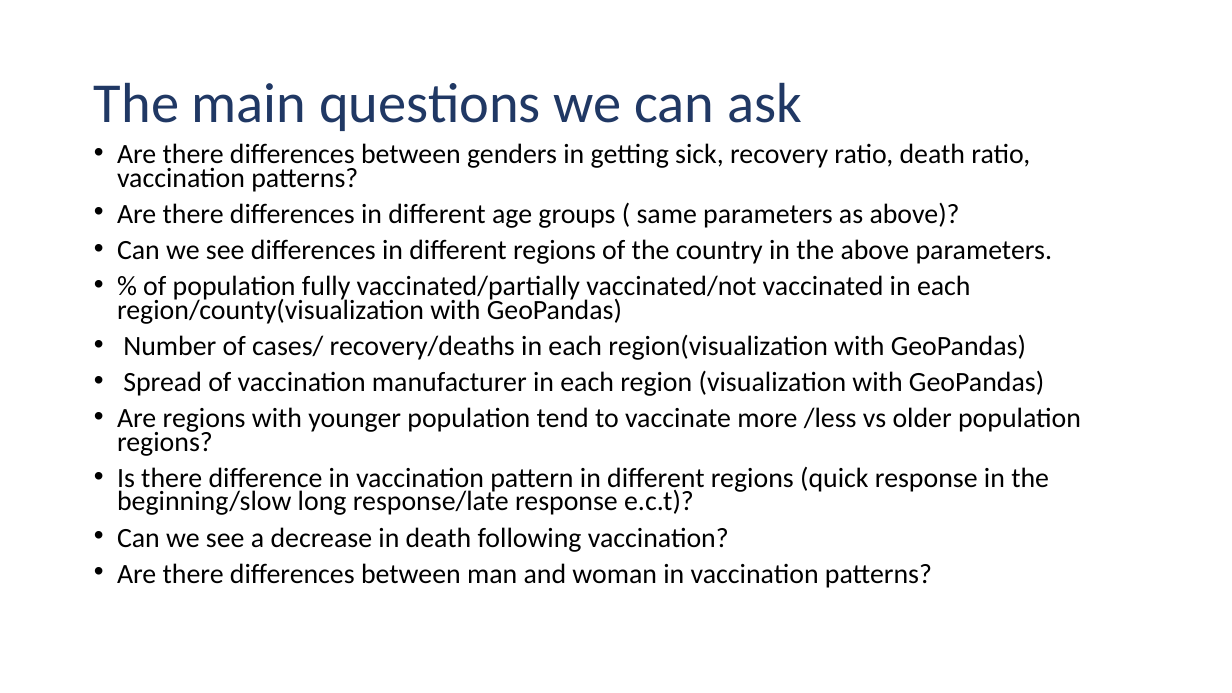
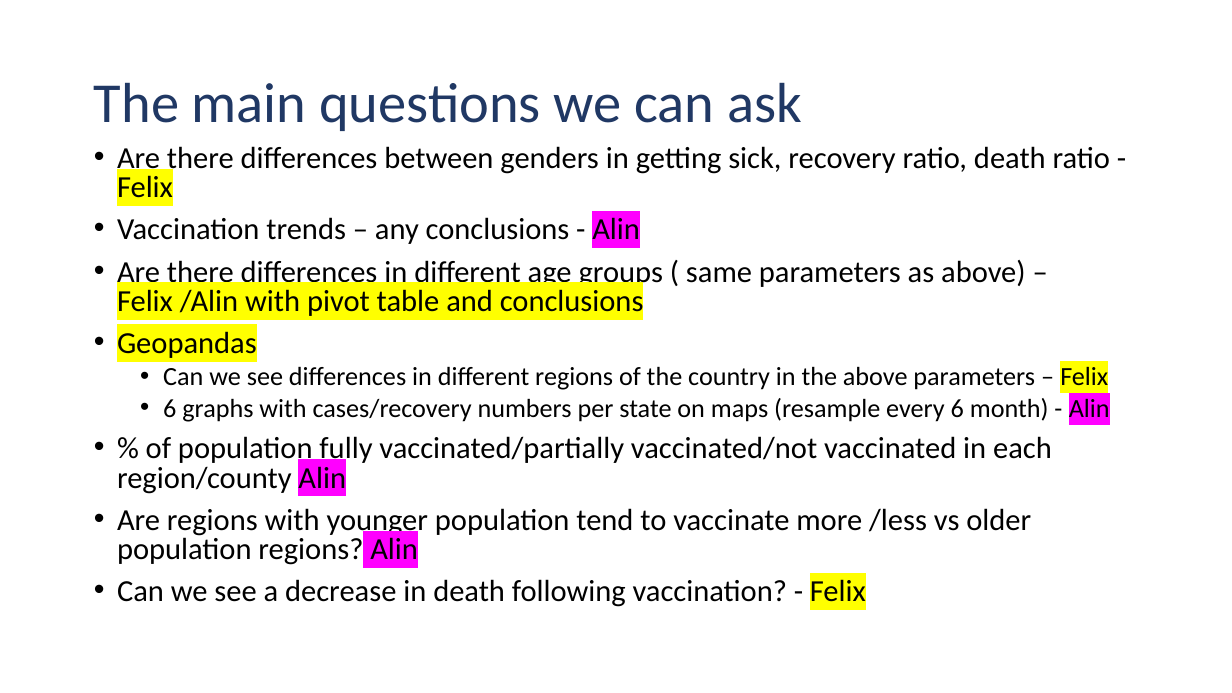
Before and after one commit to doctorf72/Naya-Practical-Data-Science-EDA-Project, a slide deck: slide 16 of initial analysis.pptx (slide 6 before the commit). Drawn at 1232x693 pixels with LibreOffice and Linux fonts; fonts in the diff are those of the drawing; background and template pictures are left out. Boxes give left, top, right and bottom in pixels: in the first picture for what was removed or moved away, otherwise in the second. Text is boxed around its words. In the diff, an @@ line names an element or a change of style, - is before the commit and + after.

```diff
--- a/initial analysis.pptx
+++ b/initial analysis.pptx
@@ text at (x1=117, y1=146, x2=1110, y2=607): text changed; size 21.7 to 23.8 pt @@
-• Are there differences between genders in getting sick, recovery ratio, death ratio, vaccination patterns?
-• Are there differences in different age groups ( same parameters as above)?
-• Can we see differences in different regions of the country in the above parameters.
-• % of population fully vaccinated/partially vaccinated/not vaccinated in each region/county(visualization with GeoPandas)
-• Number of cases/ recovery/deaths in each region(visualization with GeoPandas)
-• Spread of vaccination manufacturer in each region (visualization with GeoPandas)
-• Are regions with younger population tend to vaccinate more /less vs older population regions?
-• Is there difference in vaccination pattern in different regions (quick response in the beginning/slow long response/late response e.c.t)?
-• Can we see a decrease in death following vaccination?
-• Are there differences between man and woman in vaccination patterns?
+• Are there differences between genders in getting sick, recovery ratio, death ratio - Felix
+• Vaccination trends – any conclusions - Alin
+• Are there differences in different age groups ( same parameters as above) – Felix /Alin with pivot table and conclusions
+• Geopandas
+  • Can we see differences in different regions of the country in the above parameters – Felix
+  • 6 graphs with cases/recovery numbers per state on maps (resample every 6 month) - Alin
+• % of population fully vaccinated/partially vaccinated/not vaccinated in each region/county Alin
+• Are regions with younger population tend to vaccinate more /less vs older population regions? Alin
+• Can we see a decrease in death following vaccination? - Felix
```
Also in this commit, not shown: 10 slides added.
